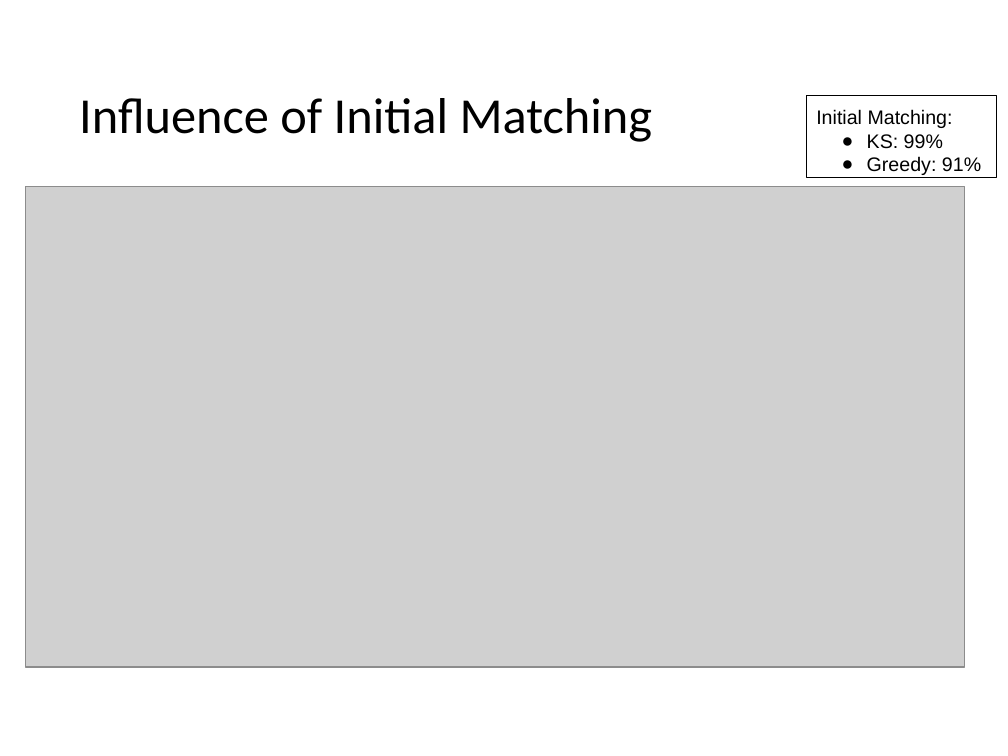
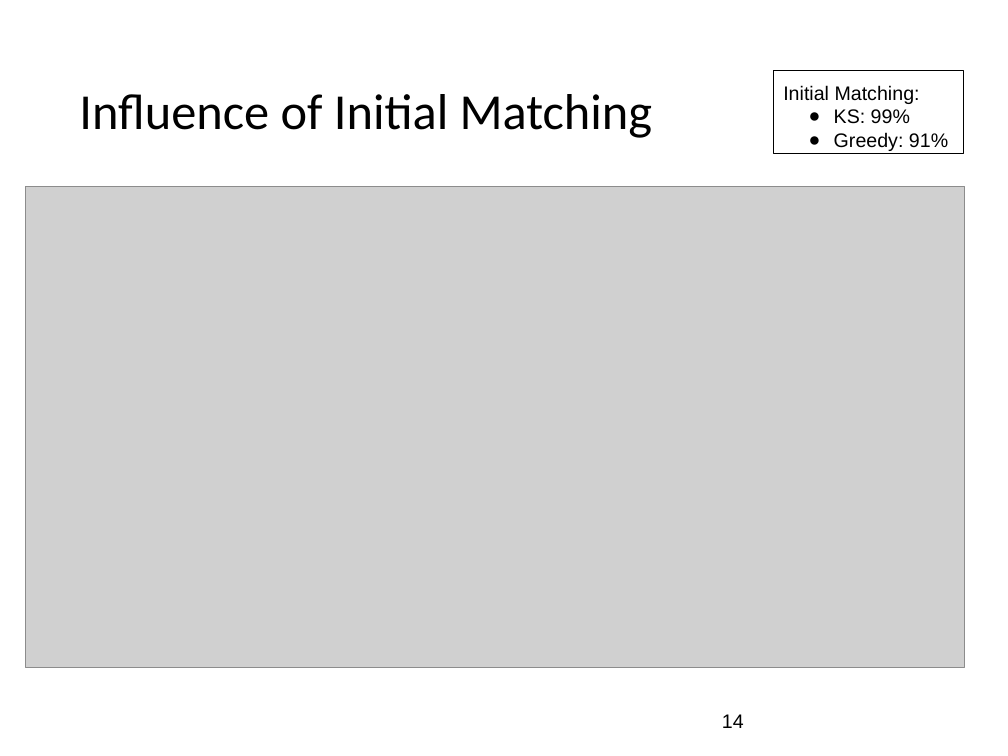
Before and after one commit to suem/dphpc-project, a slide deck: slide 14 of Final Presentation.pptx. Drawn at 1008x756 pixels with LibreOffice and Linux fonts; fonts in the diff are those of the drawing; grey boxes stand for pictures. Boxes give left, top, right and bottom in pixels: in the first picture for what was removed or moved away, otherwise in the second. Text is boxed around its words. In the diff, an @@ line names an element or a change of style, - is before the commit and + after.

```diff
--- a/Final Presentation.pptx
+++ b/Final Presentation.pptx
@@ title "Influence of Initial Matching" at <box>79,94,652,138</box>: line spacing 1 to 0.9 @@
@@ rectangle "Initial Matching:": place and size @@
-rectangle "Initial Matching:" at <box>806,95,997,177</box>
+rectangle "Initial Matching:" at <box>773,71,964,153</box>
@@ rectangle "Initial Matching:" at <box>773,71,964,153</box>: outline #000000 0.74 pt to #000000 0.75 pt @@
@@ page number added at <box>722,714,744,728</box>, 14 pt, text #000000 @@
+14
```
Also in this commit, not shown: 14 other slides changed.
